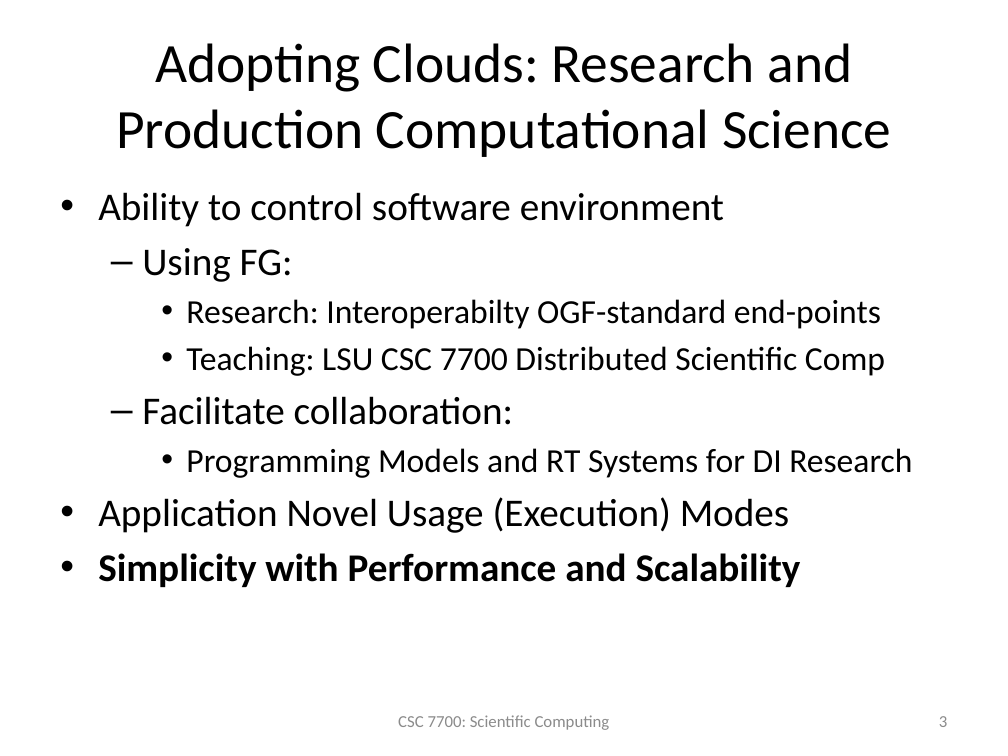
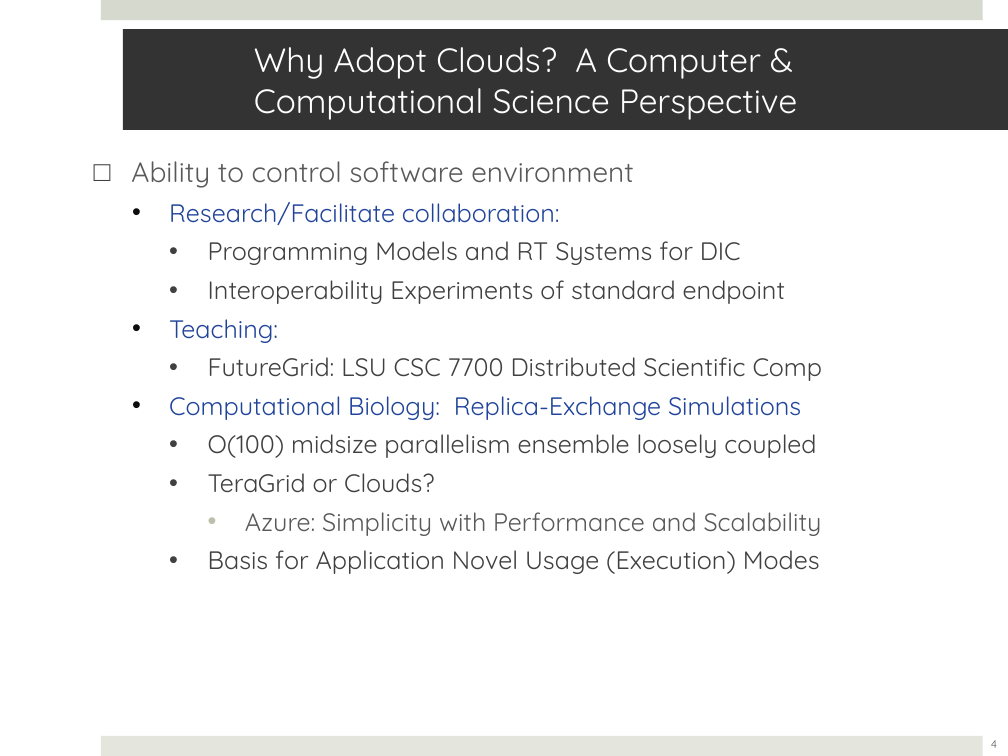
Before and after one commit to saga-project/saga-cpp-legacy-projects, a slide deck: slide 4 of papers/cloudcom10/presentation/cloudcom-panel.pptx (slide 3 before the commit). Drawn at 1008x756 pixels with LibreOffice and Linux fonts; fonts in the diff are those of the drawing. Boxes give left, top, right and bottom in pixels: in the first picture for what was removed or moved away, otherwise in the second. Text is boxed around its words. In the diff, an @@ line names an element or a change of style, - is before the commit and + after.

```diff
--- a/papers/cloudcom10/presentation/cloudcom-panel.pptx
+++ b/papers/cloudcom10/presentation/cloudcom-panel.pptx
@@ rectangle added at (101, 0, 983, 20), fill #D6D9CD @@
@@ title "Why Adopt Clouds? A Computer ...": place and size @@
-title "Why Adopt Clouds? A Computer ..." at (116, 43, 891, 157)
+title "Why Adopt Clouds? A Computer ..." at (123, 29, 1008, 130)
@@ title "Why Adopt Clouds? A Computer ..." at (123, 29, 1008, 130): fill none to #333333 @@
@@ title at (254, 47, 797, 120): text changed; size 39.6 to 24 pt; font Calibri to Quicksand; text colour #000000 to #FFFFFF @@
-Adopting Clouds: Research and Production Computational Science
+Why Adopt Clouds? A Computer & Computational Science Perspective
@@ text "Ability to control software environment": place and size @@
-text "Ability to control software environment" at (98, 192, 912, 587)
+text "Ability to control software environment" at (131, 161, 823, 574)
@@ text at (131, 161, 633, 188): size 28 to 20 pt, font Calibri to Quicksand, text colour #000000 to #595959 in "Ability to control software environment"; bullet • to □; more space between paragraphs @@
@@ text at (169, 202, 823, 574): text changed; size 24 to 18 pt; font Calibri to Quicksand; text colour #000000 to #404040 @@
-  – Using FG:
-    • Research: Interoperabilty OGF-standard end-points
-    • Teaching: LSU CSC 7700 Distributed Scientific Comp
-  – Facilitate collaboration:
-    • Programming Models and RT Systems for DI Research
-• Application Novel Usage (Execution) Modes
-• Simplicity with Performance and Scalability
+  • Research/Facilitate collaboration:
+    • Programming Models and RT Systems for DIC
+    • Interoperability Experiments of standard endpoint
+  • Teaching:
+    • FutureGrid: LSU CSC 7700 Distributed Scientific Comp
+  • Computational Biology: Replica-Exchange Simulations
+    • O(100) midsize parallelism ensemble loosely coupled
+    • TeraGrid or Clouds?
+      • Azure: Simplicity with Performance and Scalability
+    • Basis for Application Novel Usage (Execution) Modes
@@ text removed at (398, 715, 610, 730) @@
-CSC 7700: Scientific Computing
@@ rectangle added at (101, 736, 983, 756), fill #E4E6DE @@
@@ page number at (991, 740, 997, 748): text changed; size 12 to 8 pt; font Calibri to Quicksand; text colour #8C8C8C to #595959 @@
-3
+4
```
Also in this commit, not shown: 5 other slides changed, 2 slides added, 1 other file.
